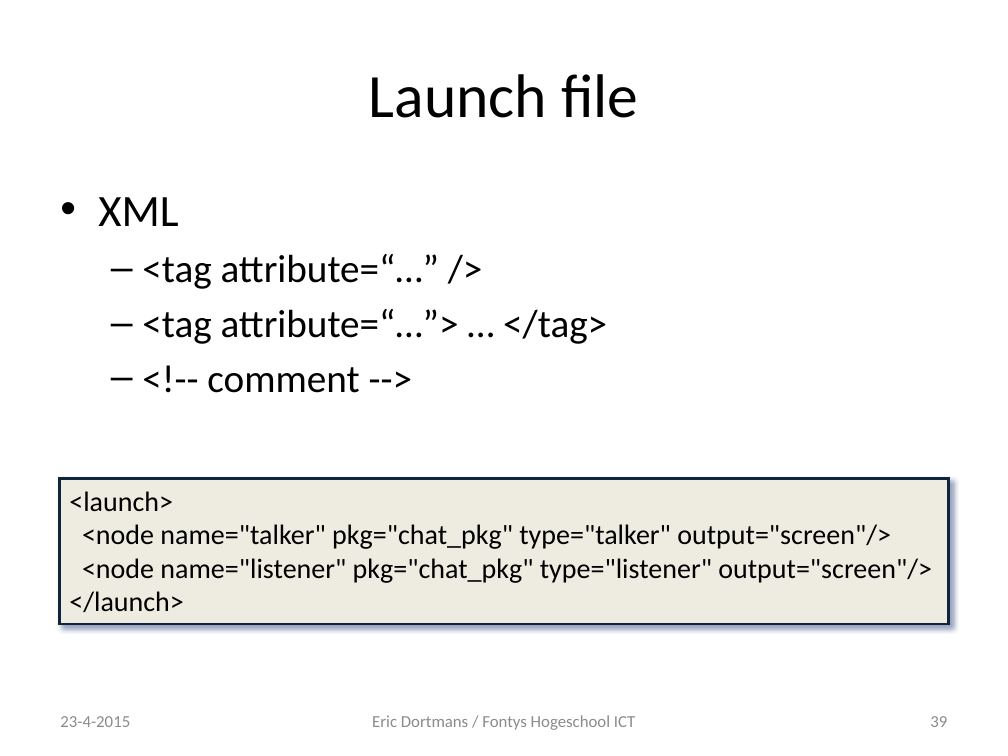
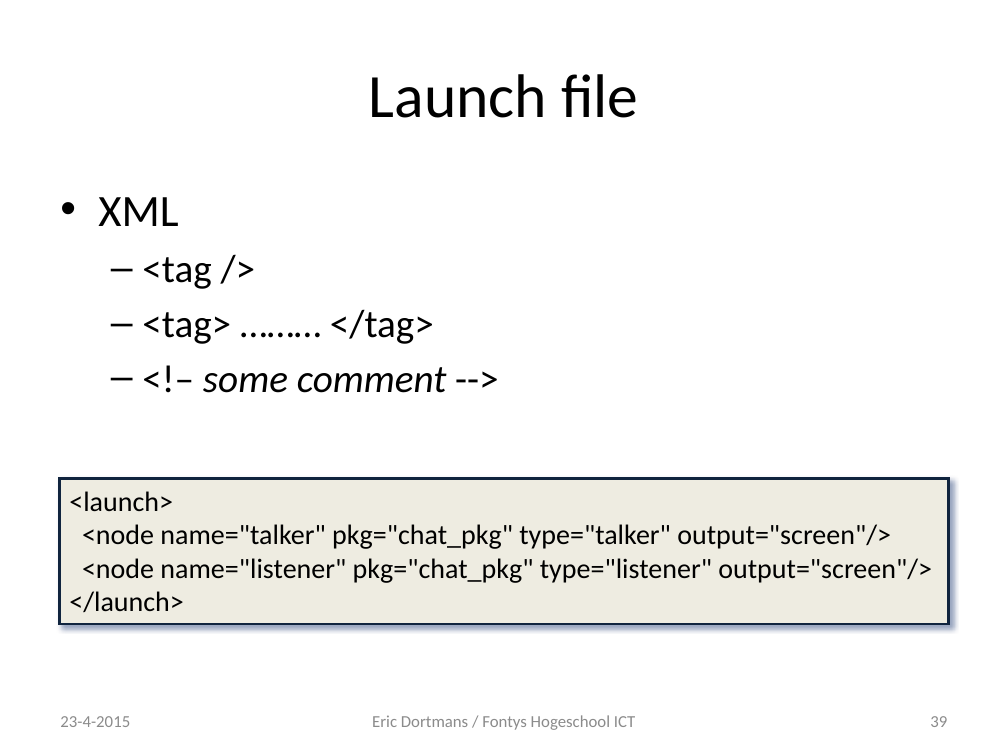
Before and after one commit to dortmans/ros_workshop, a slide deck: slide 39 of deel1.pptx. Drawn at 1008x756 pixels with LibreOffice and Linux fonts; fonts in the diff are those of the drawing. Boxes give left, top, right and bottom in pixels: in the first picture for what was removed or moved away, otherwise in the second. Text is boxed around its words. In the diff, an @@ line names an element or a change of style, - is before the commit and + after.

```diff
--- a/deel1.pptx
+++ b/deel1.pptx
@@ text at [142,257,447,393]: text changed @@
-  – <tag attribute=“…” />
-  – <tag attribute=“…”> … </tag>
-  – <!-- comment -->
+  – <tag />
+  – <tag> ……… </tag>
+  – <!– some comment -->
```
Also in this commit, not shown: 10 other slides changed, 1 slide added, 6 slides removed.
